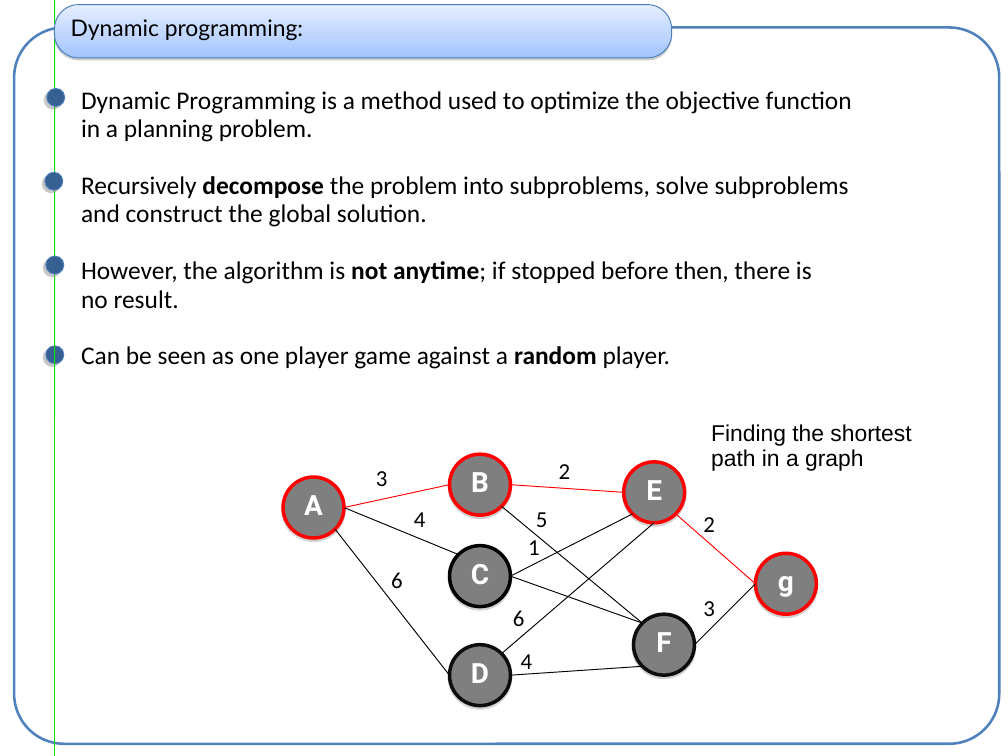
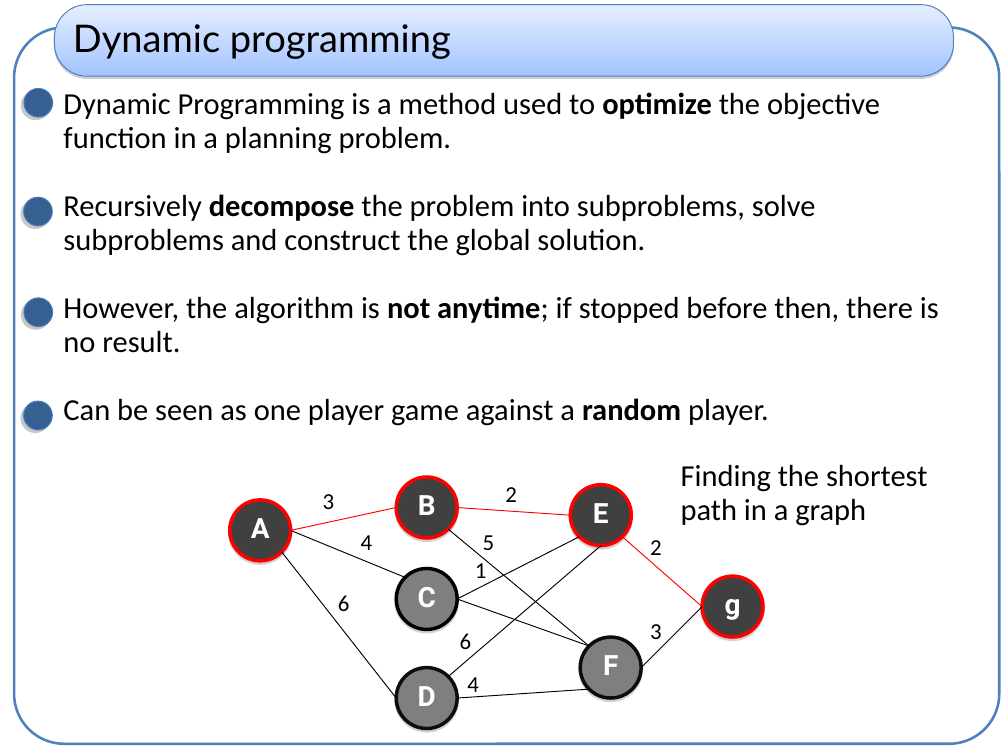
Before and after one commit to haspeleo/Android-Dev, a slide deck: slide 3 of MCTS/mcts_xp.ppt. Drawn at 1008x756 pixels with LibreOffice and Linux fonts; fonts in the diff are those of the drawing. Boxes give left, top, right and bottom in pixels: in the first picture for what was removed or moved away, otherwise in the second. Text is boxed around its words. In the diff, an @@ line names an element or a change of style, - is before the commit and + after.

```diff
--- a/MCTS/mcts_xp.ppt
+++ b/MCTS/mcts_xp.ppt
@@ rounded rectangle "Dynamic programming": place and size @@
-rounded rectangle "Dynamic programming" at [55,5,672,58]
+rounded rectangle "Dynamic programming" at [55,5,954,76]
@@ line removed from (55, 0) to (55, 756) @@
@@ text in rounded rectangle at [73,24,451,59]: text changed; size 18 to 30 pt @@
-Dynamic programming:
+Dynamic programming
@@ ellipse: place and size @@
-ellipse at [47,89,65,107]
+ellipse at [24,89,52,117]
@@ text "Dynamic Programming is a method ...": place and size @@
-text "Dynamic Programming is a method ..." at [81,91,852,369]
+text "Dynamic Programming is a method ..." at [63,92,939,426]
@@ text at [63,92,880,256]: text changed; size 20 to 24 pt @@
-Dynamic Programming is a method used to optimize the objective function
-in a planning problem.
-Recursively decompose the problem into subproblems, solve subproblems
-and construct the global solution.
+Dynamic Programming is a method used to optimize the objective function in a planning problem.
+Recursively decompose the problem into subproblems, solve subproblems and construct the global solution.
@@ ellipse: place and size @@
-ellipse at [45,172,63,190]
+ellipse at [24,198,52,226]
@@ ellipse removed at [46,256,64,274] @@
@@ ellipse: place and size @@
-ellipse at [46,346,64,364]
+ellipse at [24,298,52,327]
@@ text at [63,296,939,426]: size 20 to 24 pt in "However, the algorithm is not anytime; if ...", "no result.", "Can be seen as one player game ..." @@
@@ ellipse added at [24,402,52,431], fill #376092, outline #4A7EBB 0.74 pt @@
@@ text "Finding the shortest path in ...": place and size @@
-text "Finding the shortest path in ..." at [711,424,911,471]
+text "Finding the shortest path in ..." at [681,464,927,526]
@@ text "Finding the shortest path in ..." at [681,464,927,526]: size 18 to 24 pt, font Arial to Calibri @@
@@ fill #7F7F7F to #404040 in 4 elements at [702,576,764,638], [571,485,632,546], [396,477,457,539], [230,500,291,562] @@
@@ 8 texts, 7 lines, 6 ellipses: place and size @@
-8 texts, 7 lines, 6 ellipses at [284,462,817,706]
+8 texts, 7 lines, 6 ellipses at [230,485,764,729]
@@ line moved from (502, 654) - (654, 523) to (448, 530) - (589, 646) @@
@@ line moved from (502, 507) - (643, 623) to (448, 677) - (601, 546) @@
@@ 2 texts, 2 lines, 1 ellipse: place and size @@
-2 texts, 2 lines, 1 ellipse at [335,455,756,675]
+2 texts, 2 lines, 1 ellipse at [282,477,702,698]
```
Also in this commit, not shown: 9 other slides changed, 3 other files.
